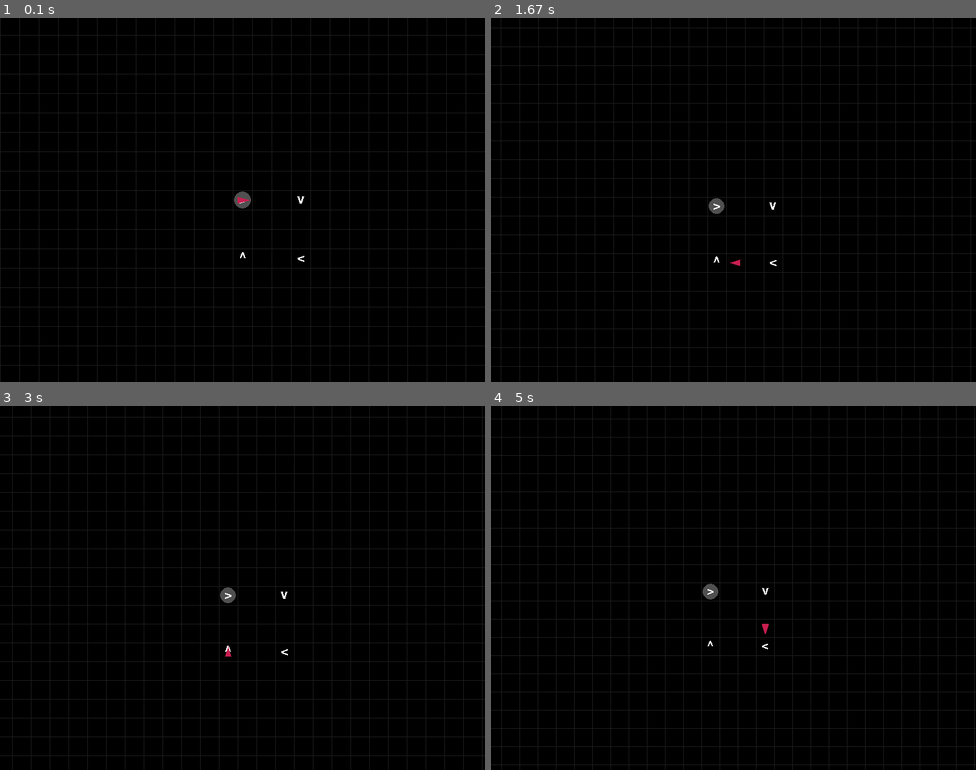
Above: before the commit, frames 1-4 (two rows, left to right).
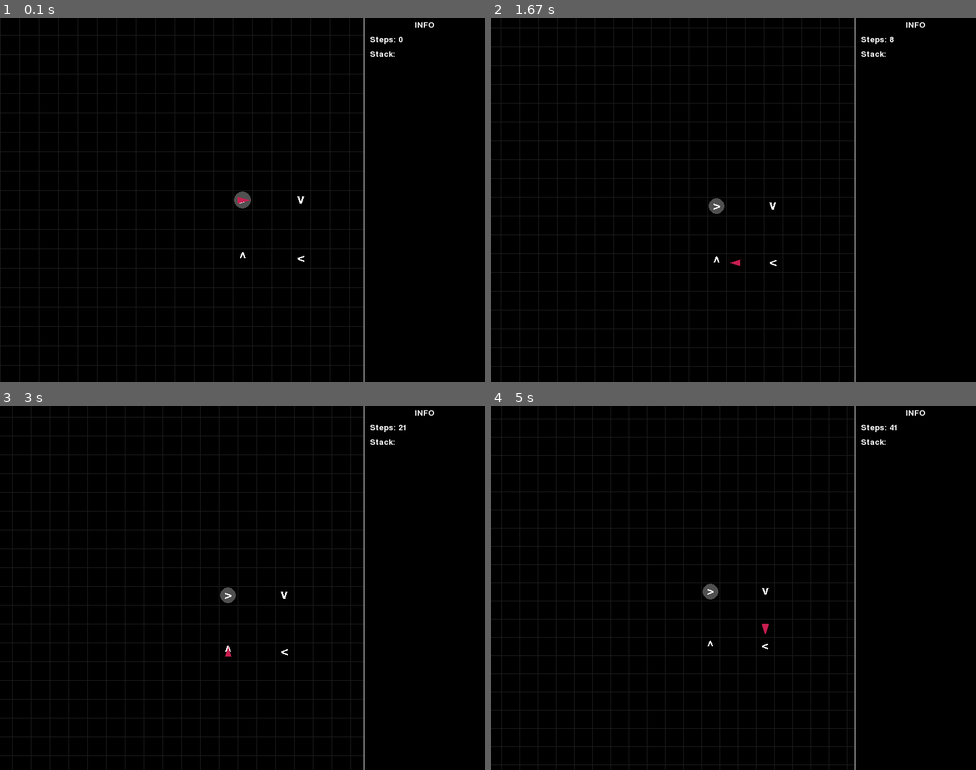
Above: after the commit, the same moments.

Repository: FergusonAJ/befungle_93_pygame
Game: pygame game, started from bungle93_pygame.py
The game is run twice, just before and just after one commit, with the same random seed, the same clock (stepped at 60 frames per second) and the same inputs.
Inputs:
- Up to frame 1 (0.1 s): no input
- Up to frame 2 (1.67 s): tap Space at 0.33, 0.73, 1.03, 1.57 s; hold Right 0.67-1.13 s; tap - at 0.82 s; tap P at 1.17 s; hold Up from 1.5 s (still down)
- Up to frame 3 (3 s): release Up at 1.8 s; hold Right 1.83-2.3 s; tap Space at 1.9, 2.2, 2.4, 2.7, 2.97 s; tap - at 1.98 s; hold Left 2.33-2.87 s; tap + at 2.48 s; hold Down from 2.9 s (still down)
- Up to frame 4 (5 s): release Down at 3.2 s; hold Left 3.23-3.63 s; tap Space at 3.3, 3.6, 3.73, 4.13, 4.43, 4.8 s; tap - at 3.38, 4.88 s; hold Up 3.67-4.03 s; tap + at 3.82 s; hold Right 4.07-4.7 s; hold Down from 4.73 s (still down)

The runs differ from the first frame. In frame 1, 1.7% of the frame differs, in the area x 75-100%, y 0-100%; in frame 2, 1.9%; in frame 3, 1.9%; in frame 4, 1.9%.

Commit message:
Add int push instruction + basic info pane

Diff:
--- a/bungle93_pygame.py
+++ b/bungle93_pygame.py
@@ -80,6 +80,15 @@
 
   def __call__(self, program):
     program.facing = Facing.DONE
+    print('PROGRAM TERMINATED, @ REACHED')
+
+class InstructionInt(Instruction):
+  def __init__(self, val):
+    s = str(val)
+    super().__init__(s)
+
+  def __call__(self, program):
+    program.push(int(self.symbol))
 
 def GetInstruction(c):
   inst_map = {}
@@ -89,8 +98,16 @@
   inst_map['<'] = InstructionLeft
   inst_map['>'] = InstructionRight
   inst_map['@'] = InstructionTerminate
-  return inst_map[c]()
-
+  arg_map = {}
+  for i in range(10):
+    i_str = str(i)
+    inst_map[i_str] = InstructionInt
+    arg_map[i_str] = i
+  if c in arg_map:
+    args = arg_map[c]
+    return inst_map[c](args)
+  else:
+    return inst_map[c]()
 
 class Playfield:
   def __init__(self, filename=None):
@@ -112,11 +129,9 @@
         col = 0
         for c in line.rstrip('\n'):
           if c != '':
-            print(f'({row}, {col}) -> {c}')
             self.field[(row, col)] = GetInstruction(c)
           col += 1
         row += 1
-
 
 class Facing(enum.Enum):
   NORTH=0
@@ -131,10 +146,15 @@
     self.facing = Facing.EAST
     self.stack = []
     self.field = Playfield(filename)
+    self.execution_step = 0
+
+  def push(self, val):
+    self.stack.append(StackValue(val))
 
   def step(self):
     if self.facing == Facing.DONE:
-      print('Program terminated')
+      print('Program terminated -- no move to make')
+      return None
     elif self.facing == Facing.NORTH:
       self.PC[0] -= 1
     elif self.facing == Facing.EAST:
@@ -145,6 +165,7 @@
       self.PC[1] -= 1
     inst = self.field.get_inst(tuple(self.PC))
     inst(self)
+    self.execution_step += 1
 
 class PygameVisualizer:
   def __init__(self, program, **kwargs):
@@ -165,6 +186,7 @@
     self.tile_size = 32
     self.max_timer_ticks = 6
     self.timer_ticks = self.max_timer_ticks
+    self.info_pane_width = self.screen_res[0] // 4
 
   def run(self):
     self.clock = pygame.time.Clock()
@@ -177,6 +199,8 @@
         if self.timer_ticks <= 0:
           self.timer_ticks = self.max_timer_ticks
           self.step()
+          if self.program.facing == Facing.DONE:
+            self.is_paused = True
       self.render()
       self.clock.tick(60)
 
@@ -228,7 +252,7 @@
     tl_x = origin_x + (tl_cell_x * self.tile_size) - self.tile_size // 2
     tl_y = origin_y + (tl_cell_y * self.tile_size) - self.tile_size // 2
     #pygame.draw.rect(self.screen, (200, 200, 200), (tl_x, tl_y, self.tile_size, self.tile_size))
-    num_cols = math.ceil(self.screen_res[0] / self.tile_size) + 1
+    num_cols = math.ceil((self.screen_res[0] - self.info_pane_width) / self.tile_size) + 1
     num_rows = math.ceil(self.screen_res[1] / self.tile_size) + 1
     for col_idx in range(num_cols):
       col_cell_x = tl_cell_x + col_idx
@@ -282,10 +306,45 @@
     elif self.program.facing == Facing.DONE:
       pygame.draw.circle(self.screen, (200, 30, 80), (pc_x, pc_y), self.tile_size // 3)
 
-
-
-
+    self.draw_info_pane()
     pygame.display.flip()
+
+  def draw_info_pane(self):
+    info_font = pygame.font.SysFont(None, 20)
+    start_x = self.screen_res[0] - self.info_pane_width
+    pygame.draw.rect(self.screen, (0,0,0), (start_x, 0, self.info_pane_width, self.screen_res[1]))
+    pygame.draw.line(self.screen, (255,255,255), (start_x, 0), (start_x, self.screen_res[1]))
+
+    indent = 10
+    line_height = 24
+    cur_y = 5
+    text_surf = info_font.render('INFO', True, (255,255,255))
+    text_rect = text_surf.get_rect()
+    text_rect.centerx = (start_x + self.info_pane_width // 2)
+    text_rect.top = cur_y
+    self.screen.blit(text_surf, text_rect)
+    cur_y += line_height
+    text_surf = info_font.render(f'Steps: {self.program.execution_step}', True, (255,255,255))
+    text_rect = text_surf.get_rect()
+    text_rect.topleft = (start_x + indent, cur_y)
+    self.screen.blit(text_surf, text_rect)
+    cur_y += line_height
+    text_surf = info_font.render('Stack:', True, (255,255,255))
+    text_rect = text_surf.get_rect()
+    text_rect.topleft = (start_x + indent, cur_y)
+    self.screen.blit(text_surf, text_rect)
+    cur_y += line_height
+    stack_vals = self.program.stack
+    if len(stack_vals) > 0:
+      for stack_idx in range(len(stack_vals) -1, -1, -1):
+        stack_val = stack_vals[stack_idx]
+        text_surf = info_font.render(str(stack_val.value), True, (255,255,255))
+        text_rect = text_surf.get_rect()
+        text_rect.topleft = (start_x + indent + indent, cur_y)
+        self.screen.blit(text_surf, text_rect)
+        cur_y += line_height
+
+
 
 if __name__ == '__main__':
   if len(sys.argv) > 1:
Not shown, added: examples/int_stack.bf
